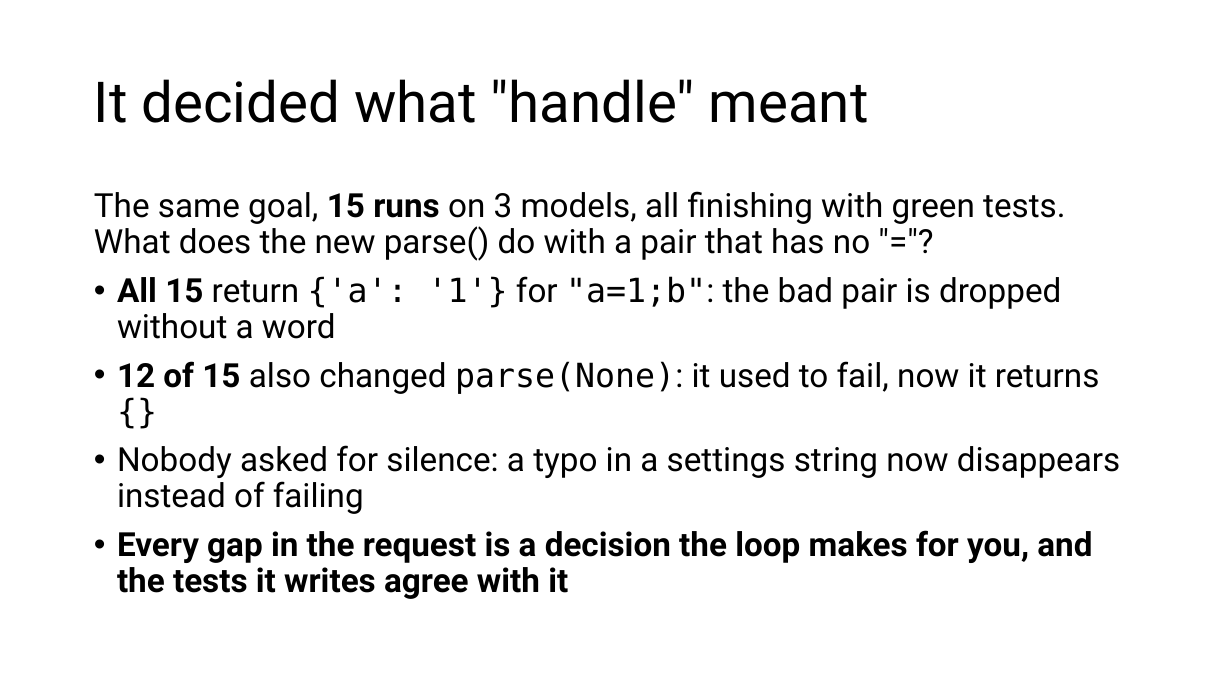
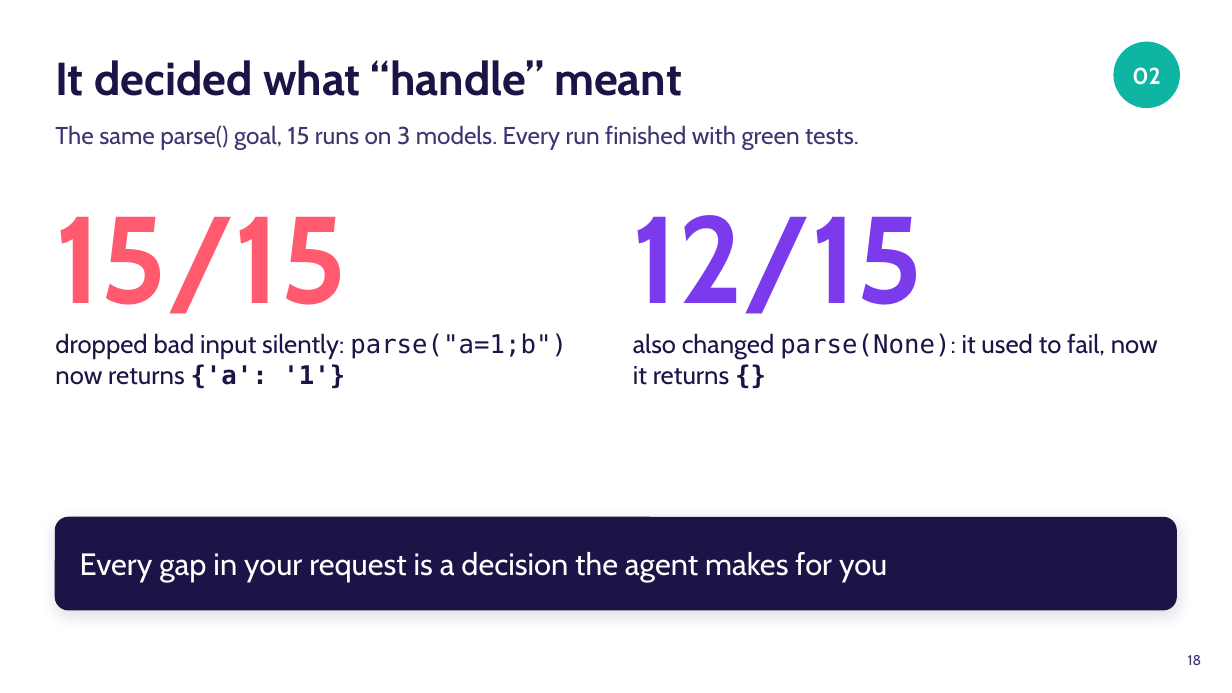
Before and after one commit to danielcregg/ai-assisted-programming, a slide deck: slide 18 of lectures-and-labs/week06/agents-lecture.pptx (slide 43 before the commit). Drawn at 1232x693 pixels with LibreOffice and Linux fonts; fonts in the diff are those of the drawing. Boxes give left, top, right and bottom in pixels: in the first picture for what was removed or moved away, otherwise in the second. Text is boxed around its words. In the diff, an @@ line names an element or a change of style, - is before the commit and + after.

```diff
--- a/lectures-and-labs/week06/agents-lecture.pptx
+++ b/lectures-and-labs/week06/agents-lecture.pptx
@@ ellipse added at (1114,42,1180,108), fill #0FB5A3, 18 pt, text #FFFFFF, bold @@
+02
@@ title at (55,60,682,96): text changed; size 44 to 36 pt; font Roboto to Cabin; text colour #000000 to #1B1446; bold on @@
-It decided what "handle" meant
+It decided what “handle” meant
@@ text added at (55,125,859,150), 19 pt, text #3D3470 @@
+The same parse() goal, 15 runs on 3 models. Every run finished with green tests.
@@ text removed at (94,191,1120,599) @@
-The same goal, 15 runs on 3 models, all finishing with green tests. What does the new parse() do with a pair that has no "="?
-• All 15 return {'a': '1'} for "a=1;b": the bad pair is dropped without a word
-• 12 of 15 also changed parse(None): it used to fail, now it returns {}
-• Nobody asked for silence: a typo in a settings string now disappears instead of failing
-• Every gap in the request is a decision the loop makes for you, and the tests it writes agree with it
@@ text added at (55,217,346,314), 96 pt, text #FF5A6E, bold @@
+15/15
@@ text added at (633,215,923,314), 96 pt, text #7C3AED, bold @@
+12/15
@@ text added at (55,333,567,389), 20 pt, text #1B1446 @@
+dropped bad input silently: parse("a=1;b") now returns {'a': '1'}
@@ text added at (633,333,1158,385), 20 pt, text #1B1446 @@
+also changed parse(None): it used to fail, now it returns {}
@@ rounded rectangle added at (55,518,1177,610), fill #1B1446, outline #1B1446 1 pt, 24 pt, text #FFFFFF @@
+Every gap in your request is a decision the agent makes for you
@@ page number added at (1188,655,1202,665), 11 pt, text #3D3470 @@
+18
```
Also in this commit, not shown: 28 other slides changed, 10 slides added, 34 slides removed, 1 other file.
